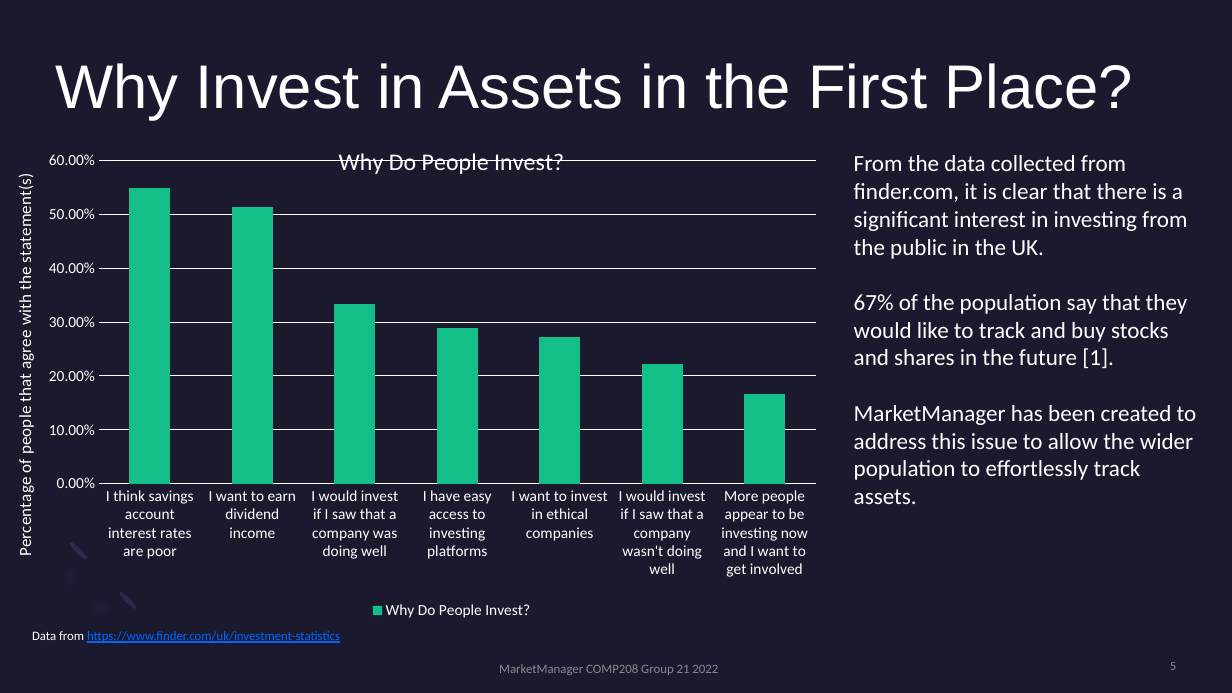
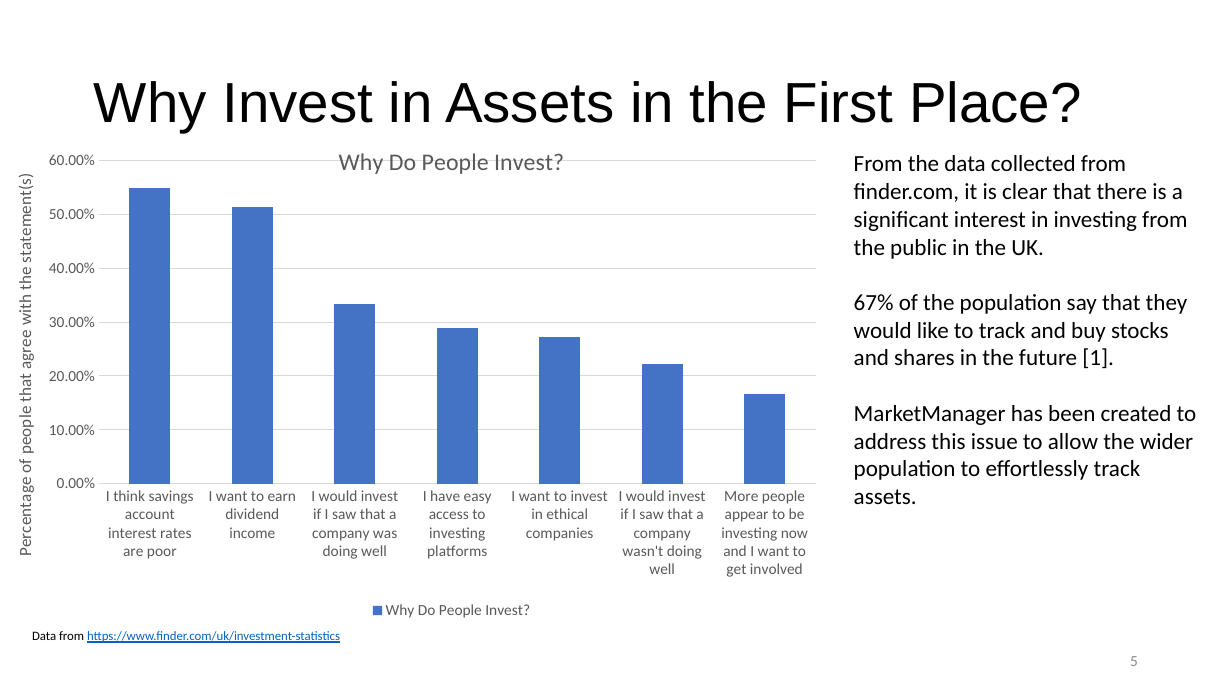
Before and after one commit to jash2002/MarketManager, a slide deck: slide 5 of docs/MarketManager Presentation.pptx. Drawn at 1232x693 pixels with LibreOffice and Linux fonts; fonts in the diff are those of the drawing. Boxes give left, top, right and bottom in pixels: in the first picture for what was removed or moved away, otherwise in the second. Text is boxed around its words. In the diff, an @@ line names an element or a change of style, - is before the commit and + after.

```diff
--- a/docs/MarketManager Presentation.pptx
+++ b/docs/MarketManager Presentation.pptx
@@ background #1B192E to #FFFFFF @@
@@ title "Why Invest in Assets in ...": place and size @@
-title "Why Invest in Assets in ..." at (56,63,1133,120)
+title "Why Invest in Assets in ..." at (94,81,1082,132)
@@ title "Why Invest in Assets in ..." at (94,81,1082,132): size 48 to 44 pt, text colour #FFFFFF to #000000; vertical alignment top to middle @@
@@ column stacked chart at (10,126,894,624) @@
@@ colour of Why Do People Invest? #13BE89 to #4472C4 @@
@@ legend changed @@
@@ category axis changed @@
@@ value axis changed @@
@@ lettering changed @@
@@ text "From the data collected from ..." at (854,155,1197,504): text colour #FFFFFF to #000000 @@
@@ freeform shape removed at (36,538,140,642) @@
@@ ellipse removed at (68,540,89,561) @@
@@ ellipse removed at (117,590,138,611) @@
@@ text "Data from https://www.finder.com/uk/investment-statistics" at (32,631,340,643): text colour #FFFFFF to #000000 in "Data from"; text colour #0066FF to #0563C1 in "https://www.finder.com/uk/investment-statistics" @@
@@ page number: place and size @@
-page number at (1170,662,1176,670)
+page number at (1130,656,1138,666)
@@ page number at (1130,656,1138,666): size 10 to 12 pt, text colour #A6A6A6 at 80% opacity to #8C8C8C @@
@@ text removed at (499,664,718,675) @@
-MarketManager COMP208 Group 21 2022
```
Also in this commit, not shown: 7 other slides changed, 2 slides added, 4 other files.
